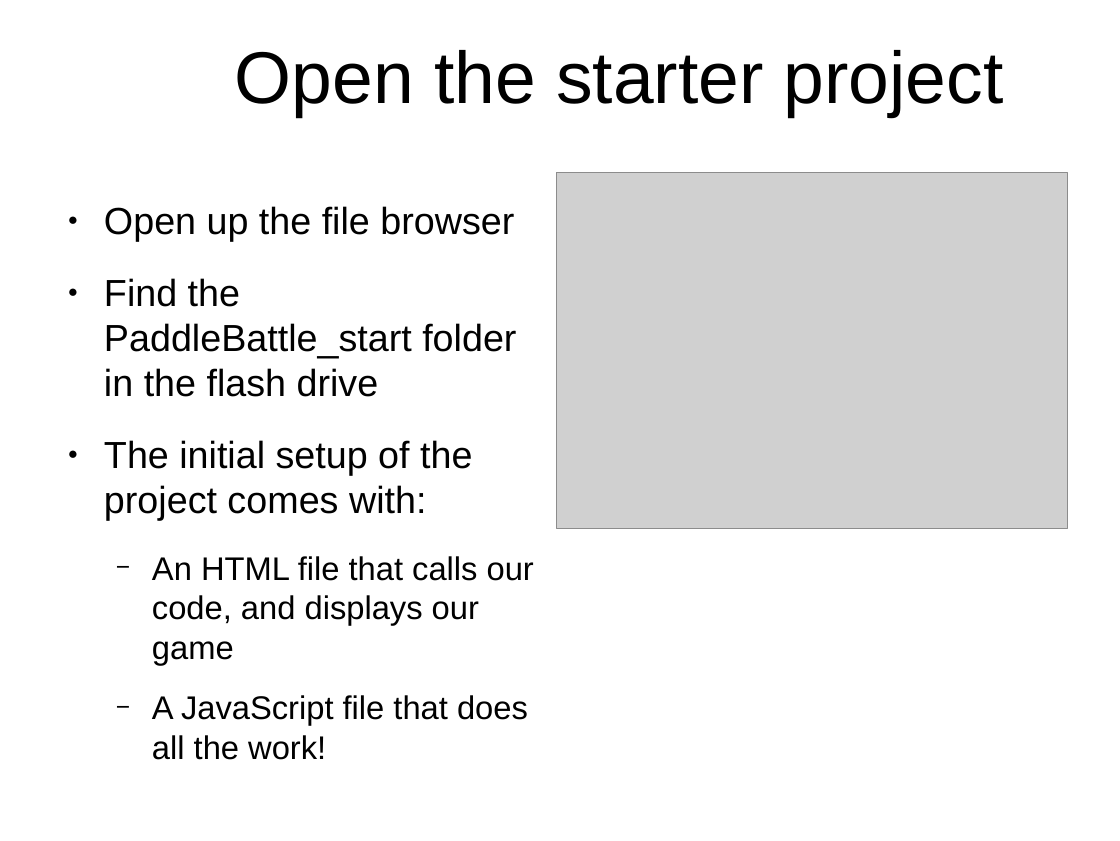
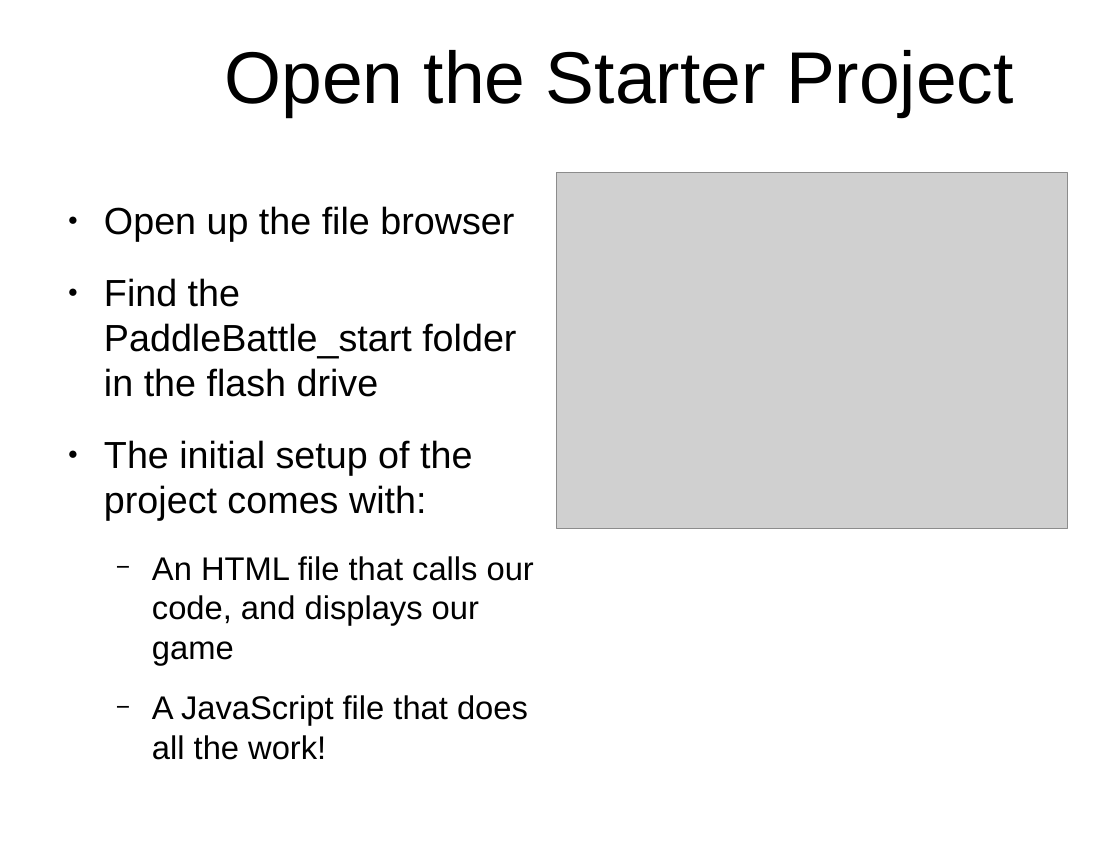
Before and after one commit to originalgrego/PaddleBattle, a slide deck: slide 5 of PaddleBattle - Explorathon 2017.odp. Drawn at 1120x841 pixels with LibreOffice and Linux fonts; fonts in the diff are those of the drawing; grey boxes stand for pictures; background and template pictures are left out. Boxes give left, top, right and bottom in pixels: in the first picture for what was removed or moved away, otherwise in the second. Text is boxed around its words. In the diff, an @@ line names an element or a change of style, - is before the commit and + after.

```diff
--- a/PaddleBattle - Explorathon 2017.odp
+++ b/PaddleBattle - Explorathon 2017.odp
@@ title at bbox=[224, 50, 1014, 117]: text changed @@
-Open the starter project
+Open the Starter Project
```
Also in this commit, not shown: 3 other slides changed.
